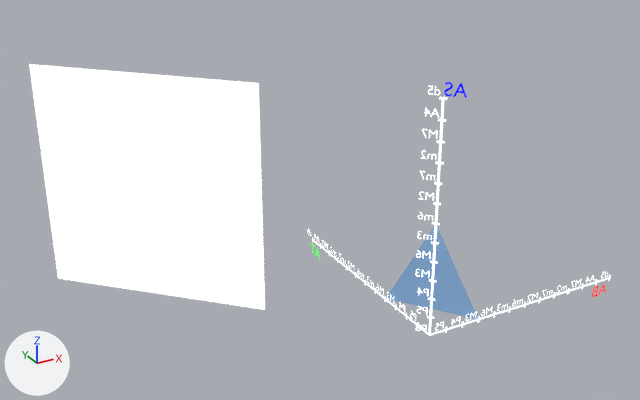
One commit to the glTF model AltoFinal/altoFinalChart.glb: the scene before it, then after it.
Before and after are seen from a 50 mm camera at (-1.88, -2.49, 1.95) aimed at (-0.19, 0.58, 0.42). Every picture has the same lights, and +X, +Y and +Z are marked at lower left. Where no turn or scale is listed for an object, it has been applied to the vertices. Vertices at the same position are counted once.

Names of what the first picture shows: 'intervals', 'textBox', 'z_axis'.
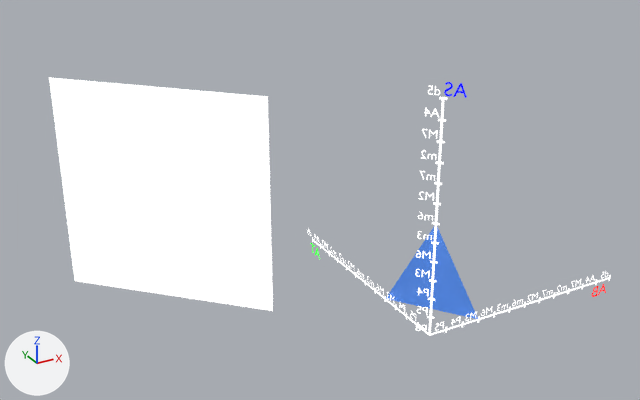
Changed parts and their boxes (x1, y1, x2, y2) in the pictures (640 x 400 px; the box of a moved part takes in the faces that stretch with it):
'textBox', reshaped
    before: (29, 64, 265, 310)
    after: (49, 77, 273, 311)
'intervals', recoloured, surface changed
    both: (386, 226, 478, 319)
part 1 of me_mesh_1, moved or reshaped (not visible before)
    after: (49, 77, 273, 311)

Patch to the scene script:
```diff
--- a/AltoFinal/altoFinalChart.glb.py
+++ b/AltoFinal/altoFinalChart.glb.py
@@ mat_intervalscolor @@
 mat_intervalscolor.roughness = 0.4
-mat_intervalscolor.alpha = 0.7
-mat_intervalscolor.emission_color = (0.063, 0.191, 0.386)  # blue #4779a7
+mat_intervalscolor.emission_color = (0.0513, 0.15, 0.479)  # blue #406cb8
 mat_intervalscolor.emission_strength = 1.0
@@ me_mesh_1 @@
 me_mesh_1.from_pydata(...)  # 4 vertices, 2 faces; spans x -1.207..-0.5, y 0.5..1.207, z 0.0..1.0
 # used by ob_textbox; location = (0.0, 0.0, 0.0)
-me_mesh_1.vertices[0].co = (-0.5, 0.5, 0.0)  # pixel (265, 310)
-me_mesh_1.vertices[1].co = (-1.207, 1.207, 0.0)  # pixel (57, 278)
-me_mesh_1.vertices[2].co = (-1.207, 1.207, 1.0)  # pixel (29, 63)
-me_mesh_1.vertices[3].co = (-0.5, 0.5, 1.0)  # pixel (258, 83)
+# me_mesh_1 part 1
+me_mesh_1.vertices[0].co = (-0.475, 0.475, 0.0)  # pixel (273, 311)
+me_mesh_1.vertices[1].co = (-1.147, 1.147, 0.0)  # pixel (74, 281)
+me_mesh_1.vertices[2].co = (-1.147, 1.147, 0.95)  # pixel (48, 77)
+me_mesh_1.vertices[3].co = (-0.475, 0.475, 0.95)  # pixel (267, 96)
 me_mesh_1.materials.append(mat_textbox)
```
